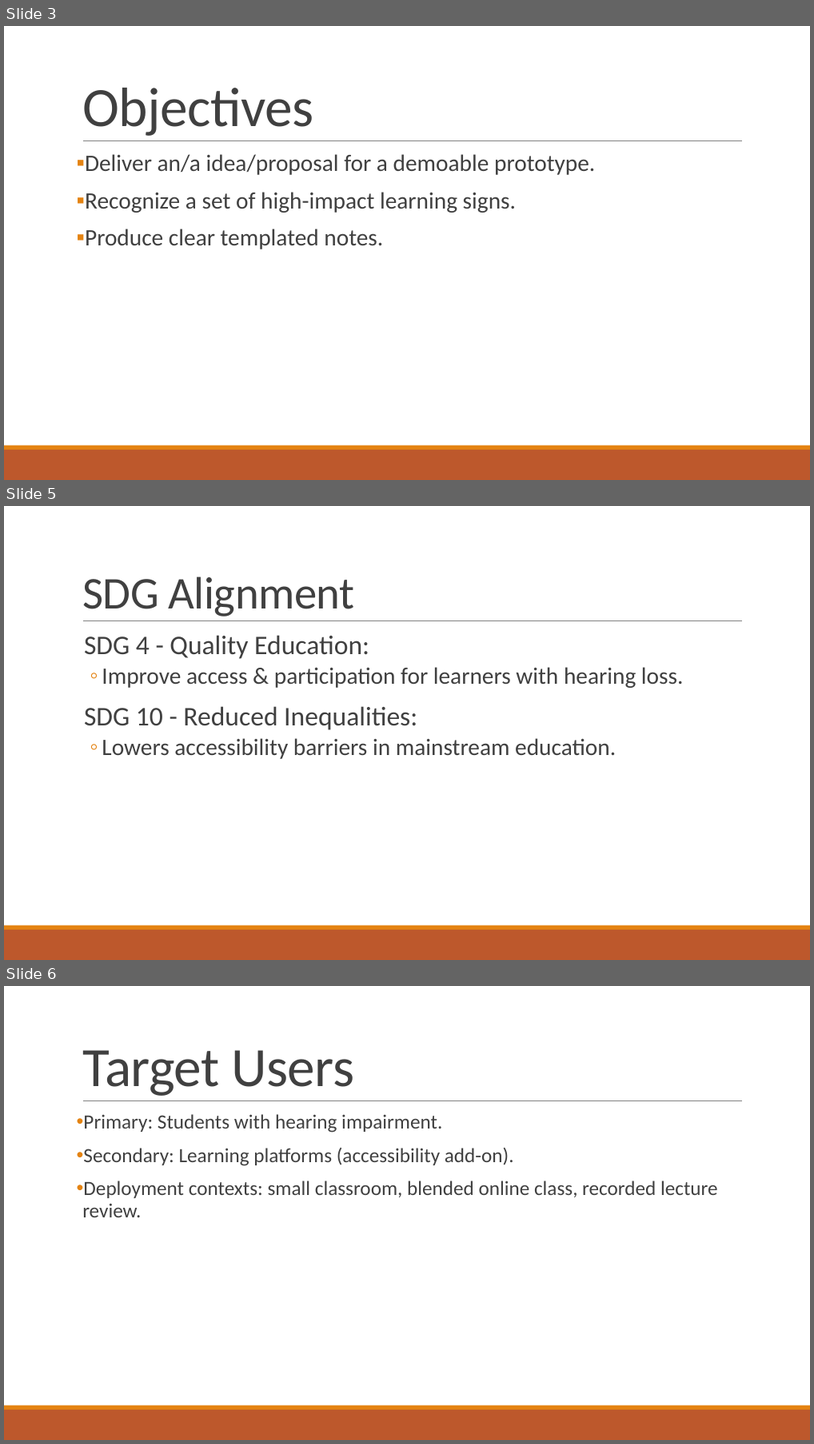
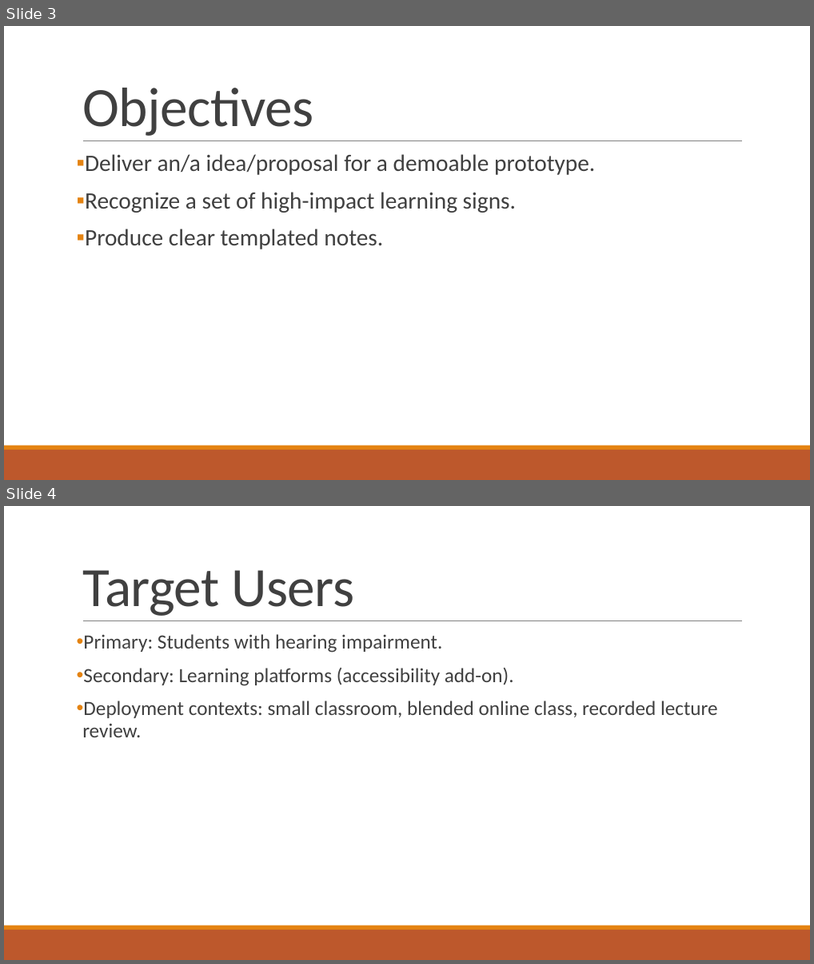
Before and after one commit to sanjaykn8/Sign2Note, a slide deck: Sign2Notes.pptx. Shown one above the other, each under a label of ours: slides 3, 5 and 6 before the commit, slides 3 and 4 after it; the slides between them are not shown. The pictures are 814x1444 and 814x964 pixels, drawn with LibreOffice and Linux fonts; fonts in the diff are those of the drawing. Boxes give left, top, right and bottom in pixels: in the first picture for what was removed or moved away, otherwise in the second. Text is boxed around its words. In the diff, an @@ line names an element or a change of style, - is before the commit and + after.

```diff
--- a/Sign2Notes.pptx
+++ b/Sign2Notes.pptx
@@ slide 5 removed at bbox=[4, 506, 810, 960], background #FFFFFF; not listed: 3 template elements that a slide beside it also shows @@
@@ title removed at bbox=[82, 576, 355, 616] @@
-SDG Alignment
@@ text removed at bbox=[84, 635, 684, 759] @@
-  SDG 4 - Quality Education:
-  ◦ Improve access & participation for learners with hearing loss.
-  SDG 10 - Reduced Inequalities:
-  ◦ Lowers accessibility barriers in mainstream education.
@@ what was slide 6 is now slide 4 @@
```
Also in this commit, not shown: 1 slide changed, 3 slides added, 3 other slides removed, 13 other files.
